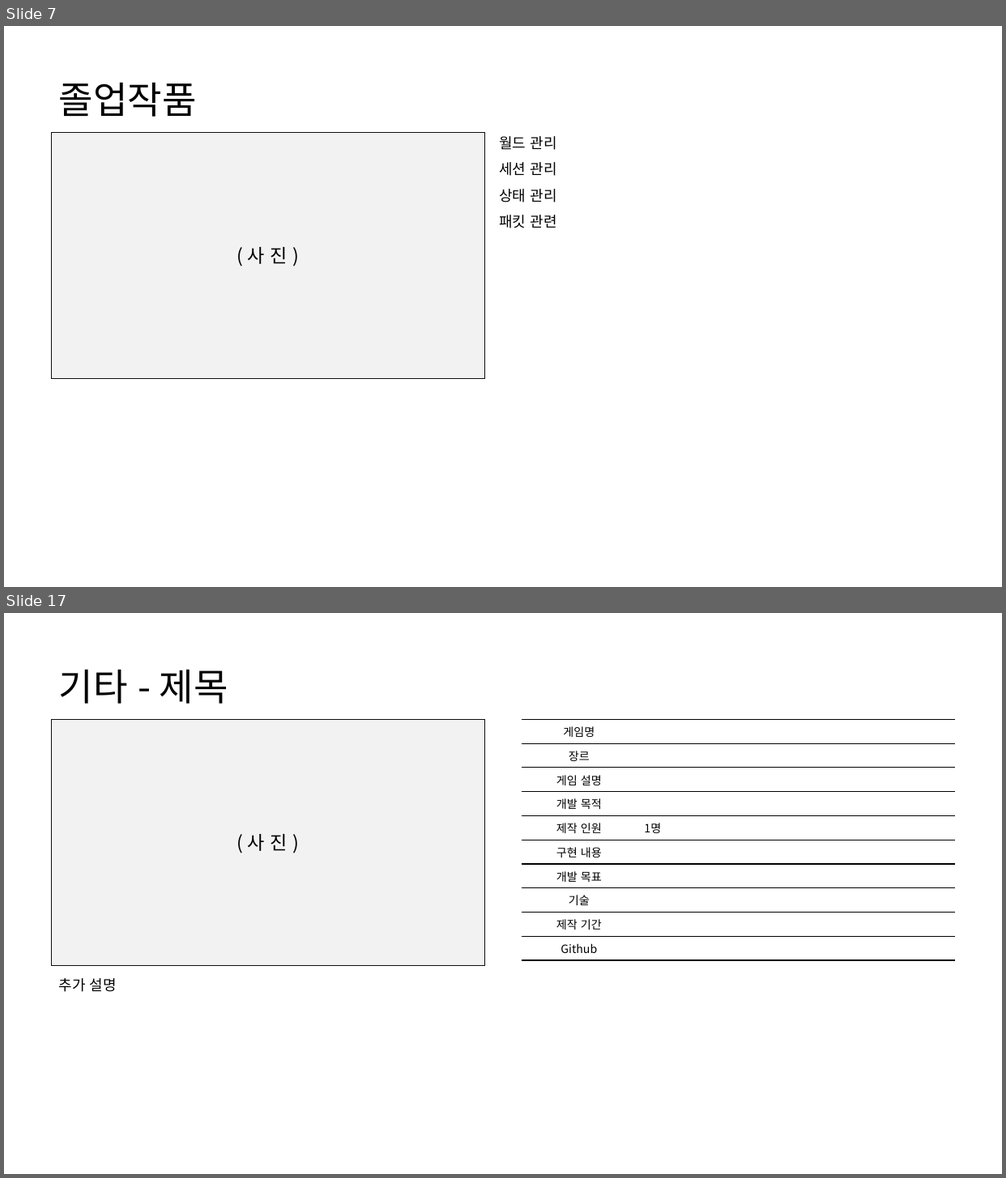
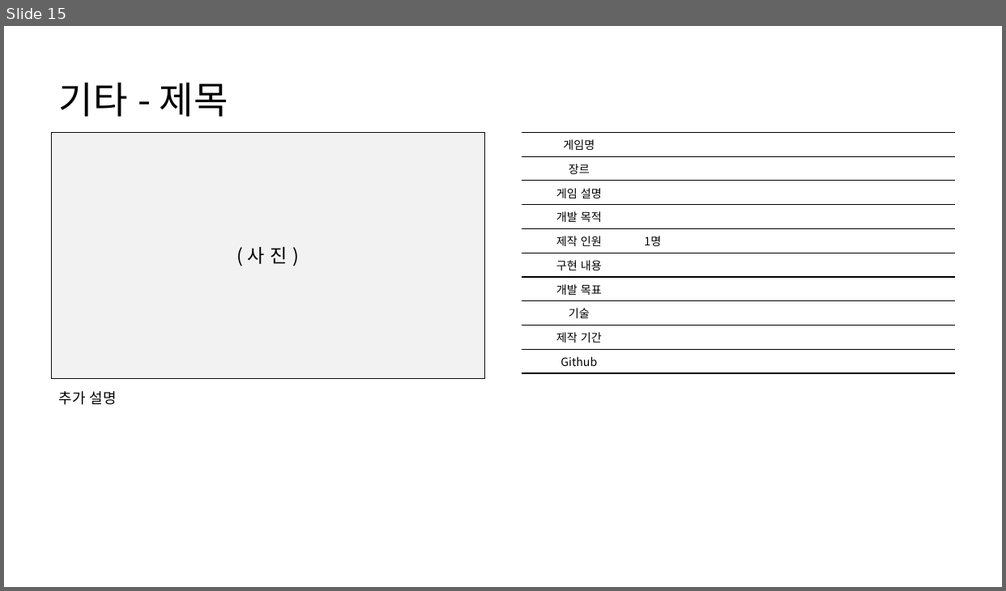
Before and after one commit to HK416/capstone_project, a slide deck: documents/포트폴리오/2020180028_이주형.pptx. Shown one above the other, each under a label of ours: slides 7 and 17 before the commit, slide 15 after it; the slides between them are not shown. The pictures are 1006x1178 and 1006x591 pixels, drawn with LibreOffice and Linux fonts; fonts in the diff are those of the drawing. Boxes give left, top, right and bottom in pixels: in the first picture for what was removed or moved away, otherwise in the second. Text is boxed around its words. In the diff, an @@ line names an element or a change of style, - is before the commit and + after.

```diff
--- a/documents/포트폴리오/2020180028_이주형.pptx
+++ b/documents/포트폴리오/2020180028_이주형.pptx
@@ slide 7 removed at [4, 26, 1002, 587], background #FFFFFF @@
@@ title removed at [59, 82, 197, 117] @@
-졸업작품
@@ rectangle removed at [51, 132, 484, 378] @@
-( 사 진 )
@@ text removed at [499, 136, 557, 228] @@
-월드 관리
-세션 관리
-상태 관리
-패킷 관련
@@ what was slide 17 is now slide 15 @@
```
Also in this commit, not shown: 10 slides changed, 4 slides added, 5 other slides removed.
